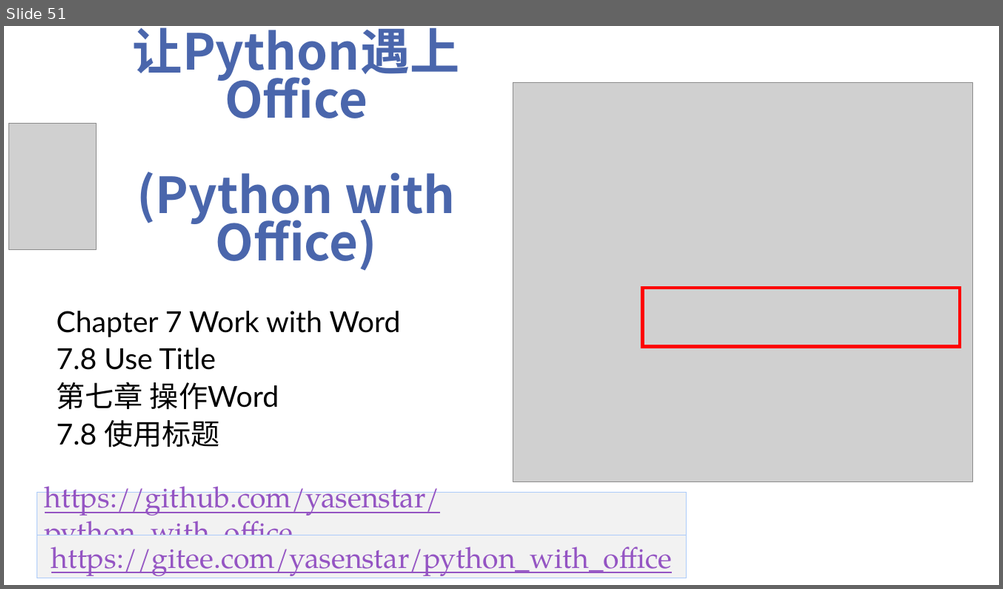
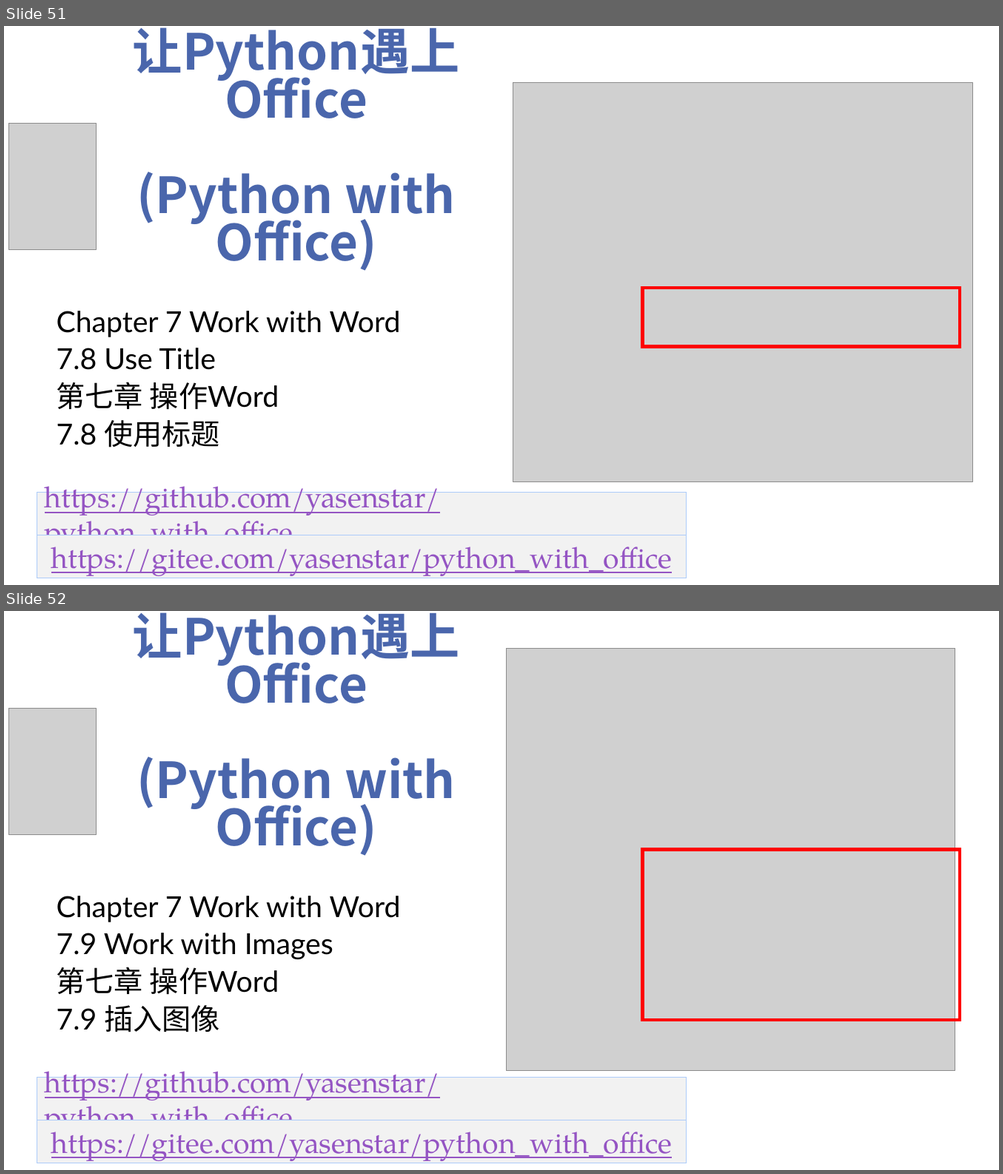
Before and after one commit to yasenstar/python_with_office, a slide deck: Python-with-Office-Video_Covers.pptx. Shown one above the other, each under a label of ours: slide 51 before the commit, slides 51 and 52 after it. The pictures are 1003x589 and 1003x1174 pixels, drawn with LibreOffice and Linux fonts; fonts in the diff are those of the drawing; grey boxes stand for pictures; background and template pictures are left out. Boxes give left, top, right and bottom in pixels: in the first picture for what was removed or moved away, otherwise in the second. Text is boxed around its words. In the diff, an @@ line names an element or a change of style, - is before the commit and + after.

```diff
--- a/Python-with-Office-Video_Covers.pptx
+++ b/Python-with-Office-Video_Covers.pptx
@@ slide 52 added at (x1=4, y1=611, x2=999, y2=1170), background picture (left out) @@
@@ title added at (x1=133, y1=612, x2=460, y2=856), 48 pt, text #4A66AC, bold @@
+让Python遇上Office
+(Python with Office)
@@ picture added at (x1=506, y1=648, x2=955, y2=1071) @@
@@ picture added at (x1=8, y1=708, x2=96, y2=834) @@
@@ rectangle added at (x1=642, y1=850, x2=959, y2=1020), outline #FF0000 3 pt @@
@@ subtitle added at (x1=57, y1=896, x2=401, y2=1033), 28 pt, text #000000 @@
+Chapter 7 Work with Word
+7.9 Work with Images
+第七章 操作Word
+7.9 插入图像
@@ rectangle added at (x1=37, y1=1078, x2=686, y2=1121), fill #F2F2F2, outline #ACCBF9 0.75 pt, 28 pt, text #9454C3, underline @@
+https://github.com/yasenstar/python_with_office
@@ rectangle added at (x1=37, y1=1121, x2=686, y2=1163), fill #F2F2F2, outline #ACCBF9 0.75 pt, 28 pt, text #9454C3, underline @@
+https://gitee.com/yasenstar/python_with_office
```
Also in this commit, not shown: 3 other files.
